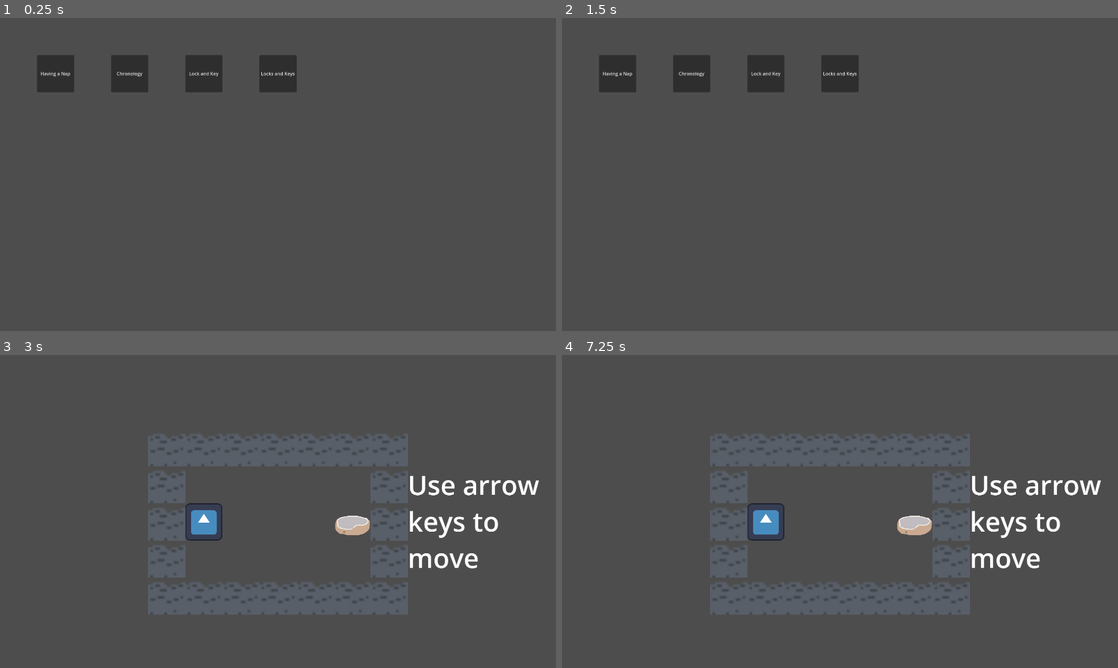
Above: before the commit, frames 1-4 (two rows, left to right).
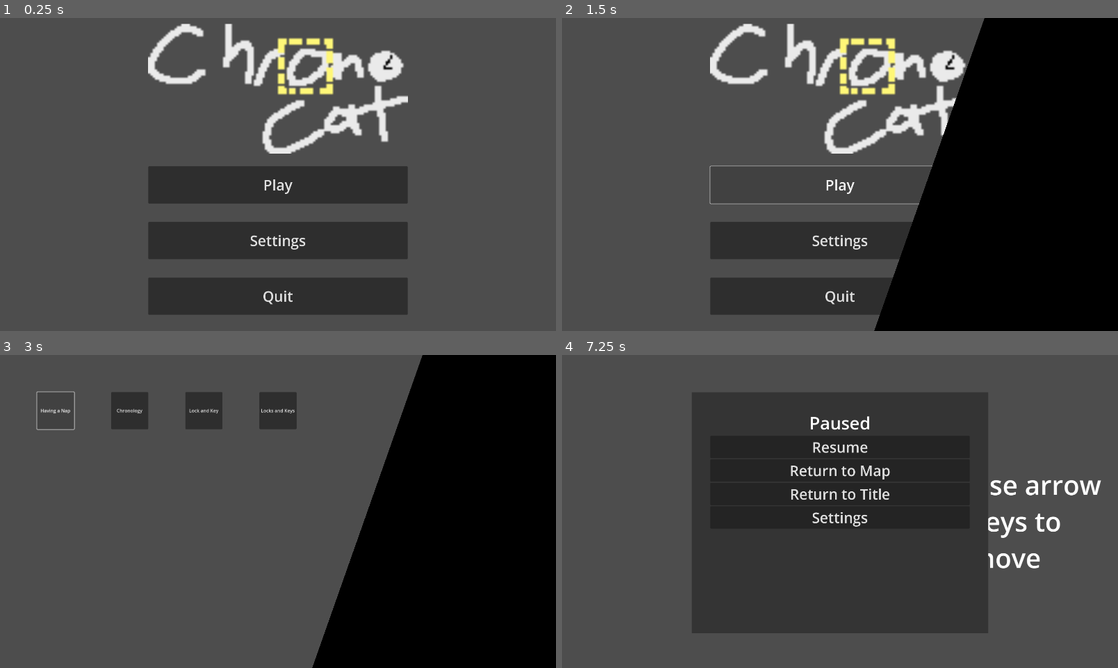
Above: after the commit, the same moments.

Repository: Just-a-Bee/Chrono-Cat
Game: Godot game, scene res://ui/title.tscn
Same seed, same stepped clock (60 frames per second), same inputs: the game is played once before the commit and once after it. Before the commit the project starts from res://main.tscn. The engine's default icon, where the game draws it, is replaced by a stand-in: a white triangle on a blue panel in a dark square.
Inputs (mouse positions are in pixels of both pictures, inside the frame that each line leads up to):
- Up to frame 1 (0.25 s): no input
- Up to frame 2 (1.5 s): click (840, 240) at 0.5 s, where only the run after the commit has a clickable "Settings"; click (840, 183) at 1.25 s, where only the run after the commit has a clickable "Play"
- Up to frame 3 (3 s): hold D (right) 2.03-2.75 s; hold X (rewind) 2.03-2.75 s; click "Having a Nap" at 2.75 s
- Up to frame 4 (7.25 s): hold S (down) 3.53-4.28 s; tap Z (undo) at 3.6, 5.1, 6.6 s; tap Enter at 4.25 s; hold D (right) 4.28-5.03 s; hold X (rewind) 4.28-5.03 s; tap R (restart) at 5, 5.75, 6.5 s; hold W (up) 5.03-5.78 s; hold X (rewind) 5.78-6.53 s; hold A (left) from 5.78 s (still down); tap C (cancel) at 6.4 s; tap Escape (pause, bound only after the commit) at 7.15 s

The runs differ from the first frame. In frame 1, 24% of the frame differs, in the area x 6-74%, y 1-95%; in frame 2, 49%, in the area x 6-100%, y 0-100%; in frame 3, 44%; in frame 4, 41%.

Commit message:
Title menu added Screen transitions added Cannot do level input during screen transition Pause menu added to main Resrtictions need to put on when can pause

Diff:
--- a/level_files/level.gd
+++ b/level_files/level.gd
@@ -3,7 +3,7 @@
 
 signal win
 
-var do_input = true # if false, ignore all input. used during win animation
+var do_input = false # if false, ignore all input. used during win animation
 
 # level item vars
 # dictionary that contains all actors and their level positions
--- a/main.gd
+++ b/main.gd
@@ -3,6 +3,20 @@
 #Script for state autoload, changes game state, passing data like level completions between states
 
 @onready var level_select = get_node("LevelSelect")
+
+# var to hold the current state
+var state:int = STATES.SELECT
+enum STATES
+{
+	SELECT = 0,
+	LEVEL = 1
+}
+
+
+
+# pause vars
+var is_paused:bool = false
+
 
 # vars for level state
 var current_level_name:String = ""
@@ -11,22 +25,69 @@
 
 func _ready():
 	clear_level.connect(level_select._on_game_state_clear_level) # connect clear level function to level select
+	$Transitioner.fade_from_black()
+
+func _input(event):
+	if event.is_action_pressed("pause"):
+		pause_input()
+
+# function to handle pause button input
+func pause_input():
+	if is_paused:
+		unpause()
+	else:
+		pause()
+
+# function to pause the game
+func pause():
+	if state == STATES.LEVEL:
+		level_node.do_input = false
+	$PauseMenu.show()
+	is_paused = true
+# function to unpause the game
+func unpause():
+	if state == STATES.LEVEL:
+		level_node.do_input = true
+	$PauseMenu.hide()
+	is_paused = false
+
+
 
 # when a level is selected, open it
 func _on_level_select_open_level(level:PackedScene, level_name)->void:
+	# fade to black
+	$Transitioner.fade_to_black()
+	await $Transitioner.animation_finished
+	#change the state
 	current_level_name = level_name
 	remove_child(level_select)
 	level_node = level.instantiate()
 	add_child(level_node)
+	state = STATES.LEVEL
+	# fade from black
+	$Transitioner.fade_from_black()
+	await $Transitioner.animation_finished
+	level_node.do_input = true
 
 # when a level is won, show win anim, then free it and go back to level select
 func _on_level_win():
+	# do animations
 	$WinAnim.show()
 	$WinAnim.play()
 	await $WinAnim.animation_finished
+	clear_level.emit(current_level_name)
+	exit_level()
+# function to exit the level and return to level select
+func exit_level():
+	$Transitioner.fade_to_black()
+	await $Transitioner.animation_finished
+	# change the state
 	$WinAnim.hide()
 	remove_child(level_node)
 	level_node.queue_free()
 	add_child(level_select)
-	clear_level.emit(current_level_name)
+
 	current_level_name = ""
+	state = STATES.SELECT
+	# fade from black
+	$Transitioner.fade_from_black()
--- a/main.tscn
+++ b/main.tscn
@@ -1,8 +1,10 @@
-[gd_scene load_steps=10 format=3 uid="uid://ctd8xi6wdx1h"]
+[gd_scene load_steps=12 format=3 uid="uid://ctd8xi6wdx1h"]
 
 [ext_resource type="Script" path="res://main.gd" id="1_ntcjf"]
 [ext_resource type="PackedScene" uid="uid://dseb7xqjms3u6" path="res://ui/level_select/level_select.tscn" id="2_p70cs"]
 [ext_resource type="Texture2D" uid="uid://gr22k5ibboj7" path="res://assets/level_stuff/WinAnim.png" id="3_o22mr"]
+[ext_resource type="PackedScene" uid="uid://b18s0kfnnp2ch" path="res://ui/transitioner.tscn" id="4_nb2yq"]
+[ext_resource type="Script" path="res://pause_menu.gd" id="5_67t08"]
 
 [sub_resource type="AtlasTexture" id="AtlasTexture_f4cos"]
 atlas = ExtResource("3_o22mr")
@@ -39,7 +41,7 @@
 "duration": 1.0,
 "texture": SubResource("AtlasTexture_6qeb7")
 }, {
-"duration": 1.0,
+"duration": 4.0,
 "texture": SubResource("AtlasTexture_qewfp")
 }],
 "loop": false,
@@ -59,3 +61,57 @@
 scale = Vector2(12, 12)
 sprite_frames = SubResource("SpriteFrames_vs8j1")
 animation = &"WinAnim"
+
+[node name="Transitioner" parent="." instance=ExtResource("4_nb2yq")]
+start_showing = true
+
+[node name="PauseMenu" type="Control" parent="."]
+visible = false
+z_index = 3
+layout_mode = 3
+anchors_preset = 0
+offset_right = 40.0
+offset_bottom = 40.0
+script = ExtResource("5_67t08")
+
+[node name="Polygon2D" type="Polygon2D" parent="PauseMenu"]
+color = Color(0.203922, 0.203922, 0.203922, 1)
+polygon = PackedVector2Array(448, 128, 448, 960, 1472, 960, 1472, 128)
+
+[node name="VBoxContainer" type="VBoxContainer" parent="PauseMenu"]
+layout_mode = 0
+offset_left = 512.0
+offset_top = 192.0
+offset_right = 1408.0
+offset_bottom = 1024.0
+
+[node name="Label" type="Label" parent="PauseMenu/VBoxContainer"]
+layout_mode = 2
+theme_override_font_sizes/font_size = 60
+text = "Paused"
+horizontal_alignment = 1
+
+[node name="Resume" type="Button" parent="PauseMenu/VBoxContainer"]
+layout_mode = 2
+theme_override_font_sizes/font_size = 50
+text = "Resume"
+
+[node name="ReturnToMap" type="Button" parent="PauseMenu/VBoxContainer"]
+layout_mode = 2
+theme_override_font_sizes/font_size = 50
+text = "Return to Map"
+
+[node name="ReturnToTitle" type="Button" parent="PauseMenu/VBoxContainer"]
+layout_mode = 2
+theme_override_font_sizes/font_size = 50
+text = "Return to Title"
+
+[node name="Settings" type="Button" parent="PauseMenu/VBoxContainer"]
+layout_mode = 2
+theme_override_font_sizes/font_size = 50
+text = "Settings"
+
+[connection signal="button_up" from="PauseMenu/VBoxContainer/Resume" to="PauseMenu" method="_on_resume_button_up"]
+[connection signal="button_up" from="PauseMenu/VBoxContainer/ReturnToMap" to="PauseMenu" method="_on_return_to_map_button_up"]
+[connection signal="button_up" from="PauseMenu/VBoxContainer/ReturnToTitle" to="PauseMenu" method="_on_return_to_title_button_up"]
+[connection signal="button_up" from="PauseMenu/VBoxContainer/Settings" to="PauseMenu" method="_on_settings_button_up"]
--- /dev/null
+++ b/pause_menu.gd
@@ -0,0 +1,20 @@
+extends Control
+
+@onready var main = get_parent()
+
+func _on_resume_button_up():
+	main.unpause()
+
+
+func _on_return_to_map_button_up():
+	main.unpause()
+	main.exit_level()
+
+
+func _on_return_to_title_button_up():
+	main.unpause()
+	main.return_to_title()
+
+
+func _on_settings_button_up():
+	pass
--- a/project.godot
+++ b/project.godot
@@ -11,7 +11,7 @@
 [application]
 
 config/name="Chrono Cat"
-run/main_scene="res://main.tscn"
+run/main_scene="res://ui/title.tscn"
 config/features=PackedStringArray("4.1", "Forward Plus")
 config/icon="res://assets/actors/icon.svg"
 
@@ -68,3 +68,8 @@
 "events": [Object(InputEventKey,"resource_local_to_scene":false,"resource_name":"","device":-1,"window_id":0,"alt_pressed":false,"shift_pressed":false,"ctrl_pressed":false,"meta_pressed":false,"pressed":false,"keycode":0,"physical_keycode":67,"key_label":0,"unicode":99,"echo":false,"script":null)
 ]
 }
+pause={
+"deadzone": 0.5,
+"events": [Object(InputEventKey,"resource_local_to_scene":false,"resource_name":"","device":-1,"window_id":0,"alt_pressed":false,"shift_pressed":false,"ctrl_pressed":false,"meta_pressed":false,"pressed":false,"keycode":0,"physical_keycode":4194305,"key_label":0,"unicode":0,"echo":false,"script":null)
+]
+}
--- /dev/null
+++ b/ui/title.gd
@@ -0,0 +1,18 @@
+extends Node2D
+
+# script for the title menu
+
+const MAIN_PATH = "res://main.tscn"
+
+func _on_play_button_up():
+	$Transitioner.fade_to_black()
+	await $Transitioner.animation_finished
+	get_tree().change_scene_to_file(MAIN_PATH)
+
+
+func _on_settings_button_up():
+	pass
+
+
+func _on_quit_button_up():
+	get_tree().quit()
--- /dev/null
+++ b/ui/title.tscn
@@ -0,0 +1,43 @@
+[gd_scene load_steps=4 format=3 uid="uid://devr7s6qosxot"]
+
+[ext_resource type="Script" path="res://ui/title.gd" id="1_khn3t"]
+[ext_resource type="Texture2D" uid="uid://fayvt4rlkfqu" path="res://assets/Title.png" id="2_g6b56"]
+[ext_resource type="PackedScene" uid="uid://b18s0kfnnp2ch" path="res://ui/transitioner.tscn" id="3_k2605"]
+
+[node name="Title" type="Node2D"]
+script = ExtResource("1_khn3t")
+
+[node name="Title" type="Sprite2D" parent="."]
+position = Vector2(960, 245)
+scale = Vector2(7.59322, 7.11111)
+texture = ExtResource("2_g6b56")
+
+[node name="Play" type="Button" parent="."]
+offset_left = 512.0
+offset_top = 512.0
+offset_right = 1408.0
+offset_bottom = 640.0
+theme_override_font_sizes/font_size = 50
+text = "Play"
+
+[node name="Settings" type="Button" parent="."]
+offset_left = 512.0
+offset_top = 704.0
+offset_right = 1408.0
+offset_bottom = 832.0
+theme_override_font_sizes/font_size = 50
+text = "Settings"
+
+[node name="Quit" type="Button" parent="."]
+offset_left = 512.0
+offset_top = 896.0
+offset_right = 1408.0
+offset_bottom = 1024.0
+theme_override_font_sizes/font_size = 50
+text = "Quit"
+
+[node name="Transitioner" parent="." instance=ExtResource("3_k2605")]
+
+[connection signal="button_up" from="Play" to="." method="_on_play_button_up"]
+[connection signal="button_up" from="Settings" to="." method="_on_settings_button_up"]
+[connection signal="button_up" from="Quit" to="." method="_on_quit_button_up"]
--- /dev/null
+++ b/ui/transitioner.gd
@@ -0,0 +1,30 @@
+extends Node2D
+
+signal animation_finished
+
+@export var start_showing:bool = false
+
+
+const FADE_TO_START_POS = Vector2(1920, 0)
+const FADE_TO_END_POS = Vector2(-384, 0)
+const FADE_FROM_START_POS = Vector2(-384, 0)
+const FADE_FROM_END_POS = Vector2(-2688, 0)
+
+
+func _ready():
+	if start_showing:
+		$Fade.position = FADE_TO_END_POS
+
+func fade_to_black():
+	$Fade.position = FADE_TO_START_POS
+	var tween = get_tree().create_tween()
+	tween.tween_property($Fade, "position", FADE_TO_END_POS, .5)
+	await tween.finished
+	animation_finished.emit()
+
+func fade_from_black():
+	$Fade.position = FADE_FROM_START_POS
+	var tween = get_tree().create_tween()
+	tween.tween_property($Fade, "position", FADE_FROM_END_POS, .5)
+	await tween.finished
+	animation_finished.emit()
--- /dev/null
+++ b/ui/transitioner.tscn
@@ -0,0 +1,12 @@
+[gd_scene load_steps=2 format=3 uid="uid://b18s0kfnnp2ch"]
+
+[ext_resource type="Script" path="res://ui/transitioner.gd" id="1_84s1q"]
+
+[node name="Transitioner" type="Node2D"]
+z_index = 2
+script = ExtResource("1_84s1q")
+
+[node name="Fade" type="Polygon2D" parent="."]
+position = Vector2(-2688, 0)
+color = Color(0, 0, 0, 1)
+polygon = PackedVector2Array(2688, 0, 2304, 1088, 0, 1088, 384, 0)
Binary file added: assets/Title.png
Not shown, added: assets/Title.png.import
Not shown, changed: todo.txt
